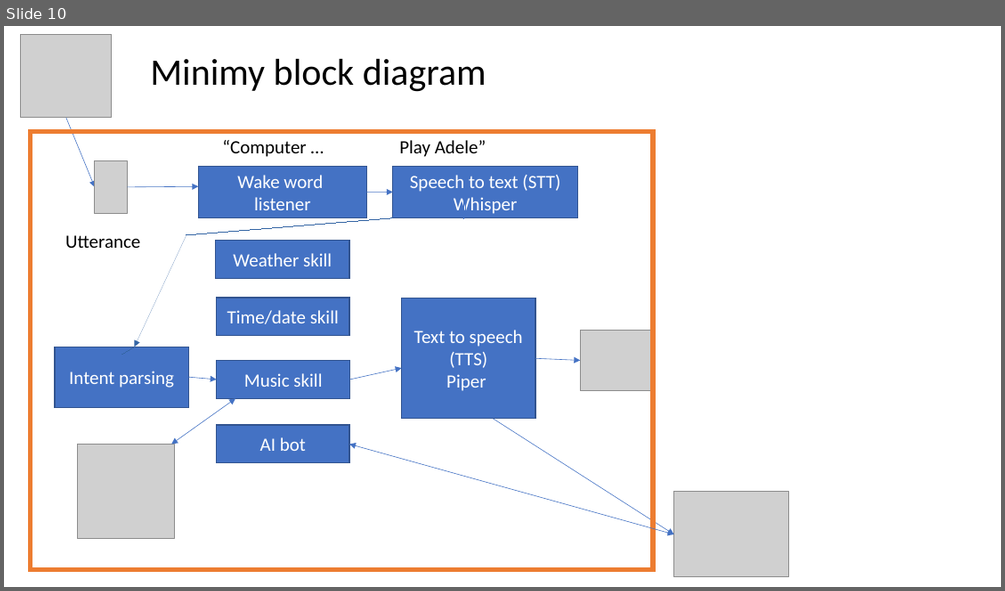
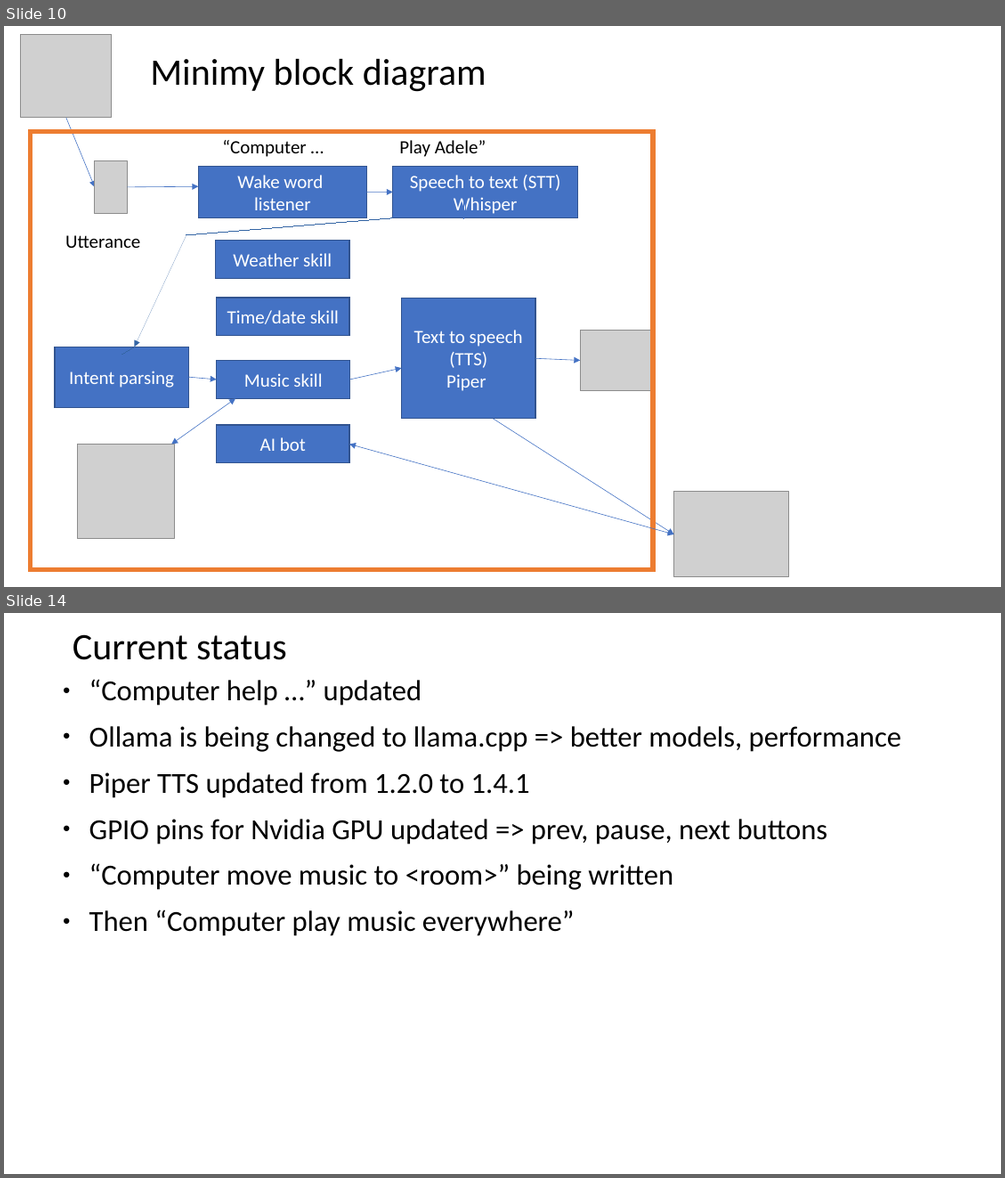
Before and after one commit to mike99mac/minimy-mike99mac, a slide deck: smartboomboxes.odp. Shown one above the other, each under a label of ours: slide 10 before the commit, slides 10 and 14 after it; the slides between them are not shown. The pictures are 1005x591 and 1005x1178 pixels, drawn with LibreOffice and Linux fonts; fonts in the diff are those of the drawing; grey boxes stand for pictures. Boxes give left, top, right and bottom in pixels: in the first picture for what was removed or moved away, otherwise in the second. Text is boxed around its words. In the diff, an @@ line names an element or a change of style, - is before the commit and + after.

```diff
--- a/smartboomboxes.odp
+++ b/smartboomboxes.odp
@@ slide 14 added at [4,613,1001,1174], background #FFFFFF @@
@@ title added at [73,634,287,660], 36 pt, text #000000 @@
+Current status
@@ text added at [89,679,901,936], 28 pt, text #000000 @@
+● “Computer help …” updated
+● Ollama is being changed to llama.cpp => better models, performance
+● Piper TTS updated from 1.2.0 to 1.4.1
+● GPIO pins for Nvidia GPU updated => prev, pause, next buttons
+● “Computer move music to <room>” being written
+● Then “Computer play music everywhere”
```
Also in this commit, not shown: 7 slides changed, 1 other slide added, 1 slide removed.
